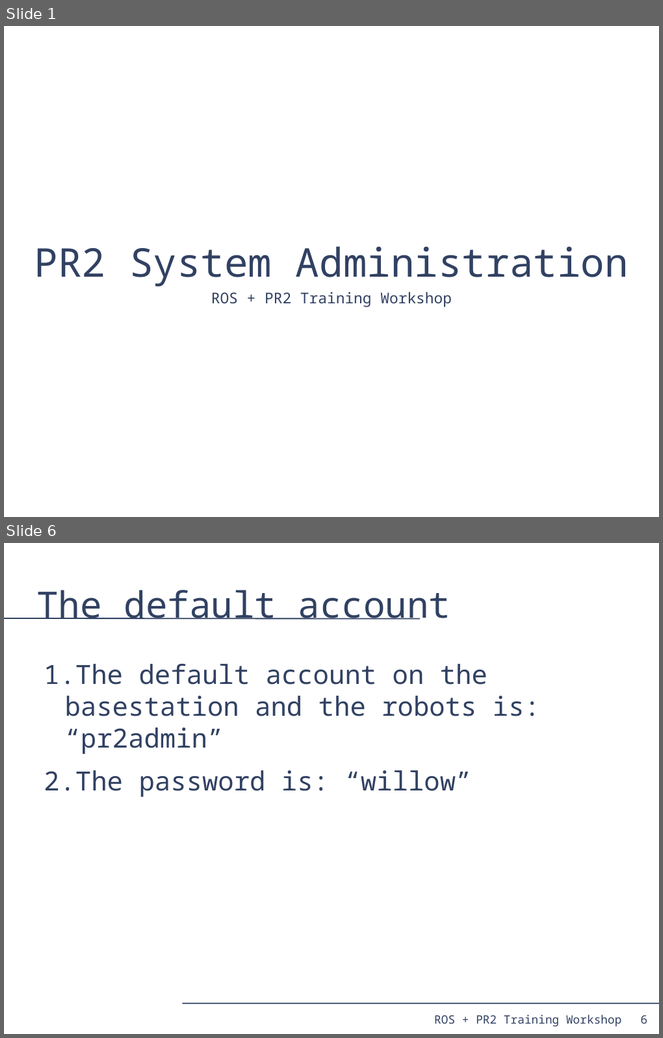
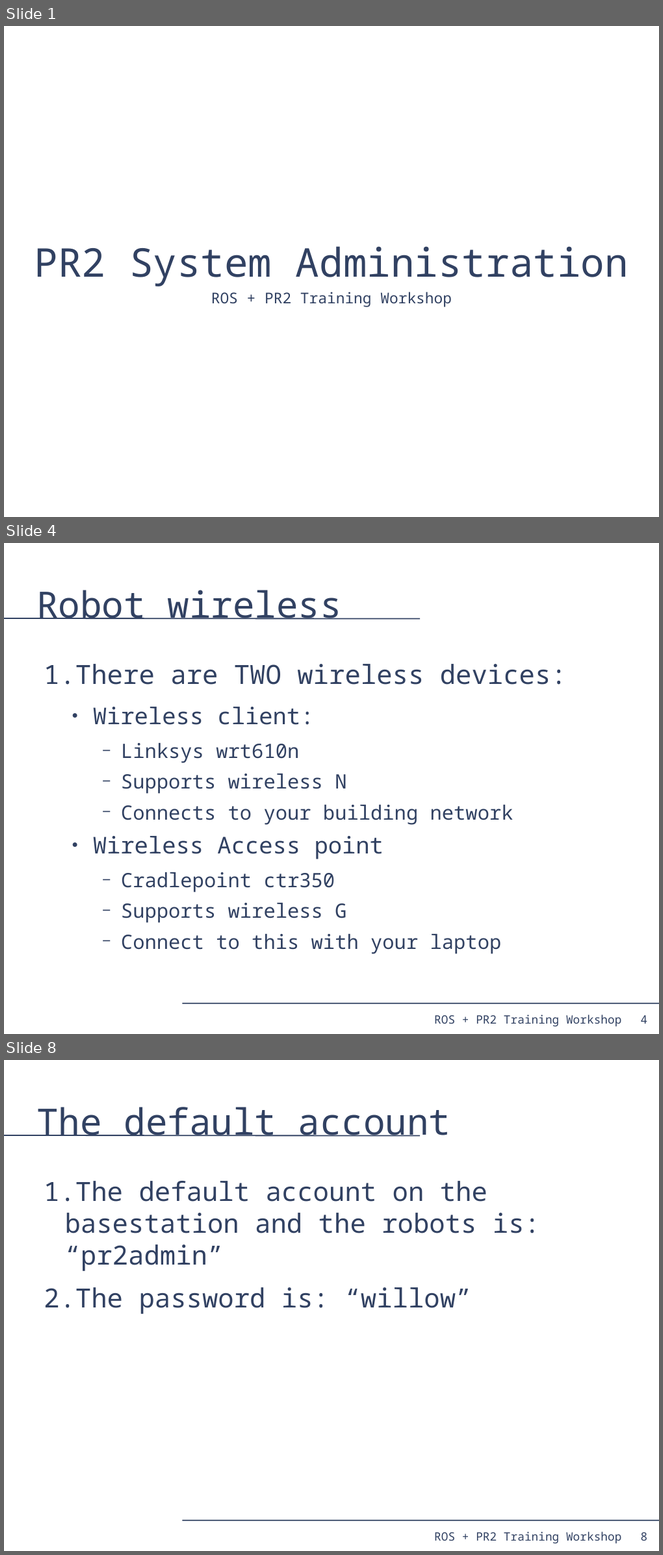
Before and after one commit to PR2/pr2_docs, a slide deck: pr2_training_workshop/pr2_sysadmin/pr2_syasdmin.odp. Shown one above the other, each under a label of ours: slides 1 and 6 before the commit, slides 1, 4 and 8 after it; the slides between them are not shown. The pictures are 663x1038 and 663x1555 pixels, drawn with LibreOffice and Linux fonts; fonts in the diff are those of the drawing. Boxes give left, top, right and bottom in pixels: in the first picture for what was removed or moved away, otherwise in the second. Text is boxed around its words. In the diff, an @@ line names an element or a change of style, - is before the commit and + after.

```diff
--- a/pr2_training_workshop/pr2_sysadmin/pr2_syasdmin.odp
+++ b/pr2_training_workshop/pr2_sysadmin/pr2_syasdmin.odp
@@ slide 4 added at (x1=4, y1=543, x2=659, y2=1034), background #FFFFFF; not listed: 4 template elements that a slide beside it also shows @@
@@ title added at (x1=36, y1=590, x2=342, y2=620), 44 pt, text #314162 @@
+Robot wireless
@@ text added at (x1=44, y1=664, x2=567, y2=954), 24 pt, text #314162 @@
+1. There are TWO wireless devices:
+  ● Wireless client:
+    − Linksys wrt610n
+    − Supports wireless N
+    − Connects to your building network
+  ● Wireless Access point
+    − Cradlepoint ctr350
+    − Supports wireless G
+    − Connect to this with your laptop
@@ what was slide 6 is now slide 8 @@
@@ page number at (x1=641, y1=1533, x2=648, y2=1541): text changed @@
-6
+8
```
Also in this commit, not shown: 10 slides changed, 5 other slides added, 6 slides removed, 1 other file.
